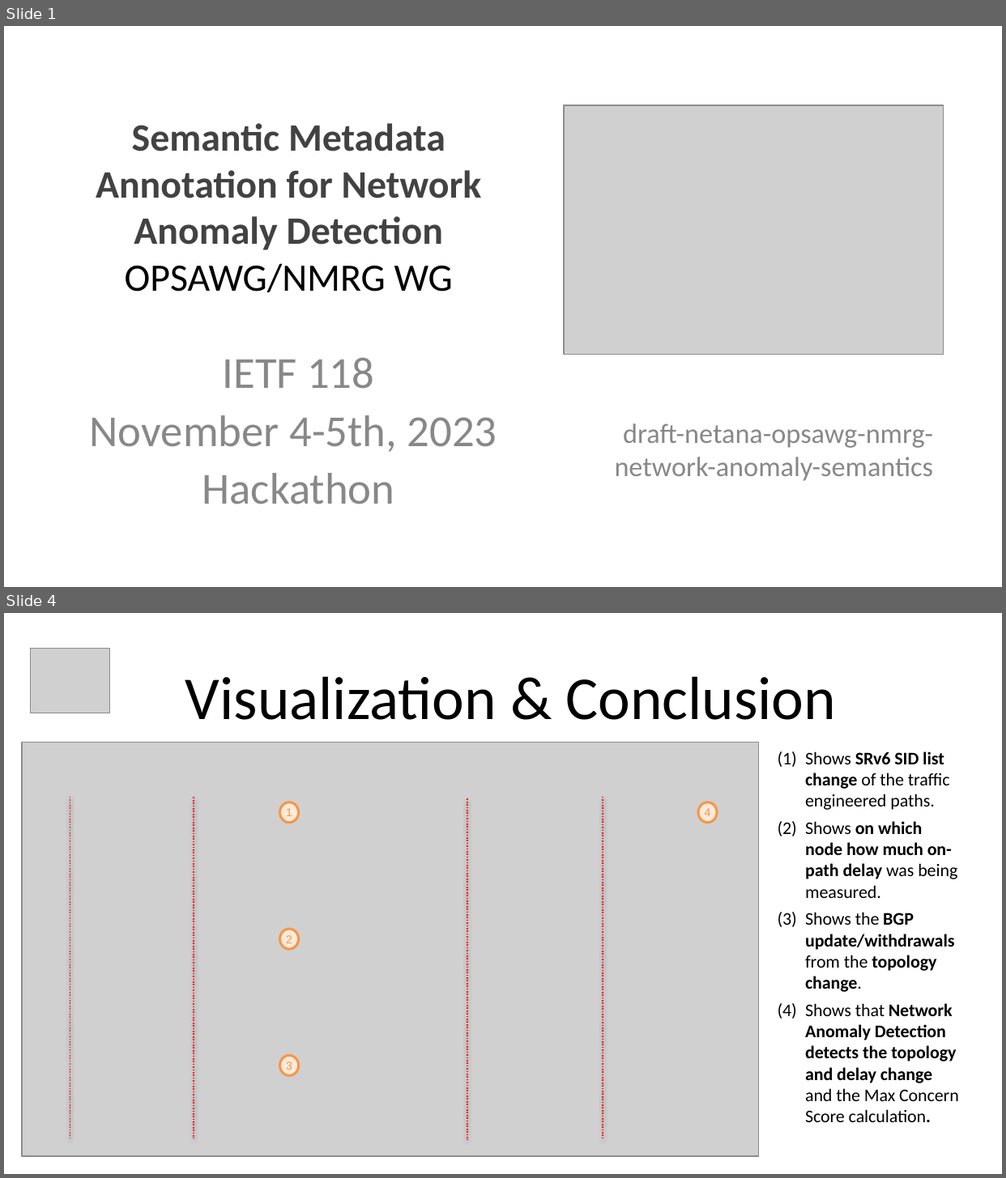
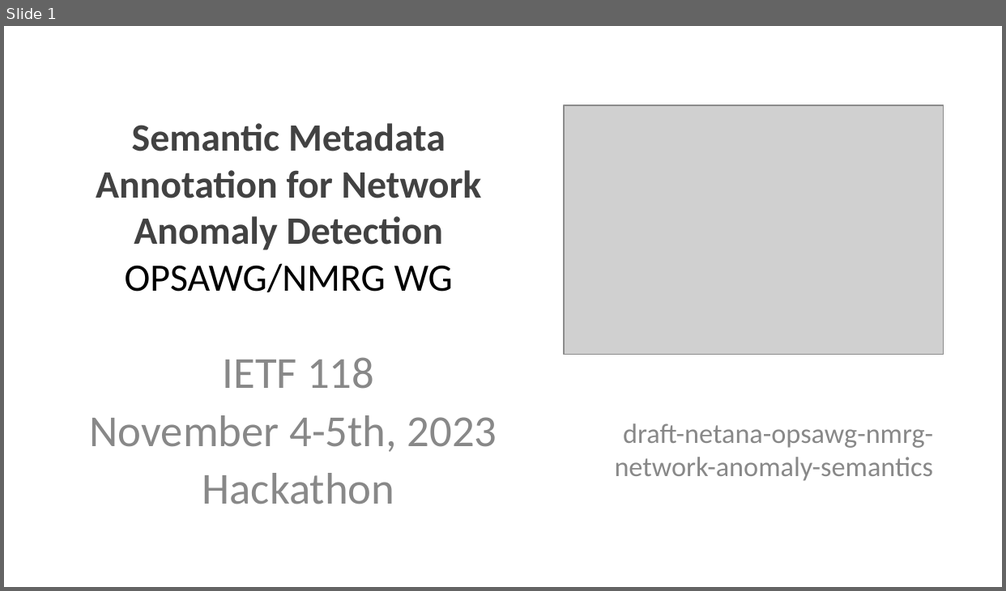
Before and after one commit to network-analytics/ietf-network-analytics-document-status, a slide deck: 118/Hackathon/ietf-118-hackathon-semantic-metadata-annotation-anomaly-detection.pptx. Shown one above the other, each under a label of ours: slides 1 and 4 before the commit, slide 1 after it; the slides between them are not shown. The pictures are 1006x1178 and 1006x591 pixels, drawn with LibreOffice and Linux fonts; fonts in the diff are those of the drawing; grey boxes stand for pictures. Boxes give left, top, right and bottom in pixels: in the first picture for what was removed or moved away, otherwise in the second. Text is boxed around its words. In the diff, an @@ line names an element or a change of style, - is before the commit and + after.

```diff
--- a/118/Hackathon/ietf-118-hackathon-semantic-metadata-annotation-anomaly-detection.pptx
+++ b/118/Hackathon/ietf-118-hackathon-semantic-metadata-annotation-anomaly-detection.pptx
@@ slide 4 removed at bbox=[4, 613, 1002, 1174], background #FFFFFF @@
@@ picture removed at bbox=[31, 649, 110, 713] @@
@@ text removed at bbox=[185, 676, 836, 720] @@
-Visualization & Conclusion
@@ picture removed at bbox=[22, 742, 758, 1156] @@
@@ text removed at bbox=[805, 752, 959, 1122] @@
-(1) Shows SRv6 SID list change of the traffic engineered paths.
-(2) Shows on which node how much on-path delay was being measured.
-(3) Shows the BGP update/withdrawals from the topology change.
-(4) Shows that Network Anomaly Detection detects the topology and delay change and the Max Concern Score calculation.
@@ line removed from (70, 797) to (70, 1138) @@
@@ line removed from (194, 798) to (194, 1139) @@
@@ ellipse removed at bbox=[279, 803, 298, 823] @@
-1
@@ line removed from (467, 798) to (467, 1139) @@
@@ line removed from (603, 797) to (603, 1138) @@
@@ ellipse removed at bbox=[698, 803, 718, 823] @@
-4
@@ ellipse removed at bbox=[279, 930, 298, 949] @@
-2
@@ ellipse removed at bbox=[279, 1056, 298, 1076] @@
-3
```
Also in this commit, not shown: 2 slides changed, 5 slides added, 2 other slides removed, 1 other file.
